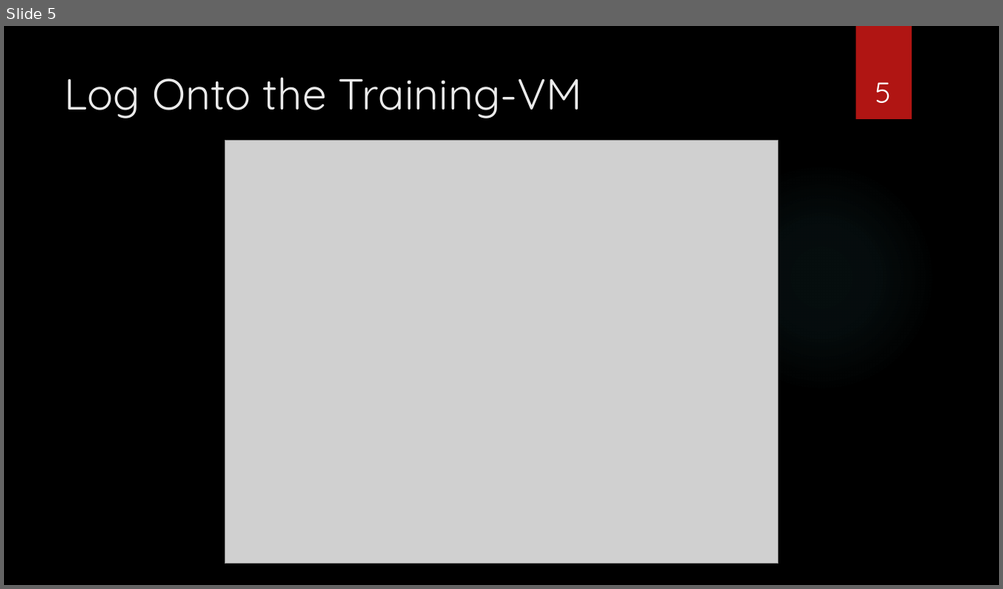
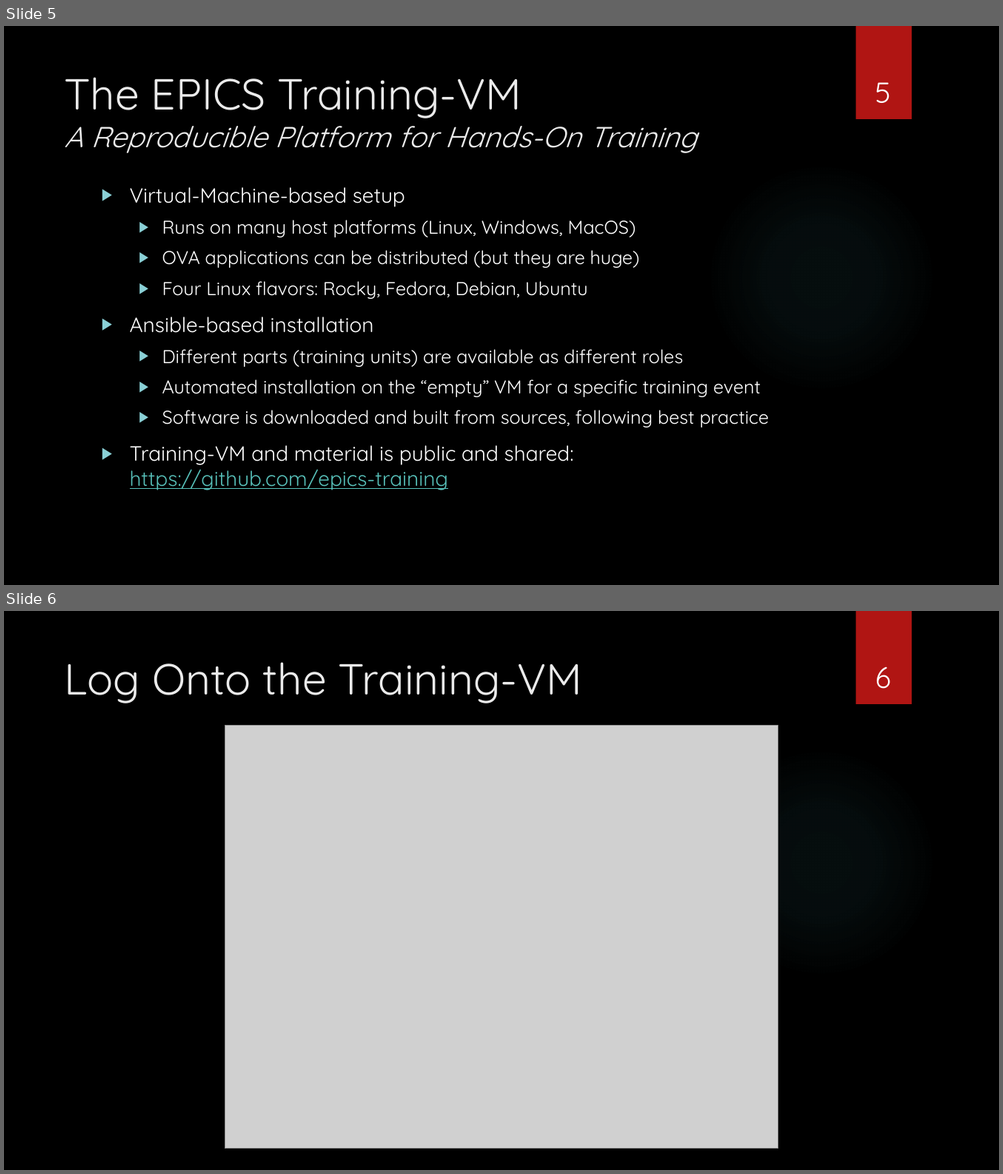
Before and after one commit to epics-training/opcua-support, a slide deck: presentations/OPC UA Device Support - Hands-On.pptx. Shown one above the other, each under a label of ours: slide 5 before the commit, slides 5 and 6 after it. The pictures are 1003x589 and 1003x1174 pixels, drawn with LibreOffice and Linux fonts; fonts in the diff are those of the drawing; grey boxes stand for pictures; background and template pictures are left out. Boxes give left, top, right and bottom in pixels: in the first picture for what was removed or moved away, otherwise in the second. Text is boxed around its words. In the diff, an @@ line names an element or a change of style, - is before the commit and + after.

```diff
--- a/presentations/OPC UA Device Support - Hands-On.pptx
+++ b/presentations/OPC UA Device Support - Hands-On.pptx
@@ slide 5 added at <box>4,26,999,585</box>, background picture (left out); not listed: 2 template elements that a slide beside it also shows @@
@@ title added at <box>64,77,697,153</box>, 28 pt, text #EBEBEB, italic @@
+The EPICS Training-VM
+A Reproducible Platform for Hands-On Training
@@ page number added at <box>875,82,891,103</box>, 28 pt, text #FFFFFF @@
+5
@@ text added at <box>130,187,769,491</box>, 18 pt, text #FFFFFF @@
+▶ Virtual-Machine-based setup
+  ▶ Runs on many host platforms (Linux, Windows, MacOS)
+  ▶ OVA applications can be distributed (but they are huge)
+  ▶ Four Linux flavors: Rocky, Fedora, Debian, Ubuntu
+▶ Ansible-based installation
+  ▶ Different parts (training units) are available as different roles
+  ▶ Automated installation on the “empty” VM for a specific training event
+  ▶ Software is downloaded and built from sources, following best practice
+▶ Training-VM and material is public and shared: https://github.com/epics-training
@@ what was slide 5 is now slide 6 @@
@@ page number at <box>875,667,891,689</box>: text changed @@
-5
+6
```
Also in this commit, not shown: 2 slides changed, 1 other file.
